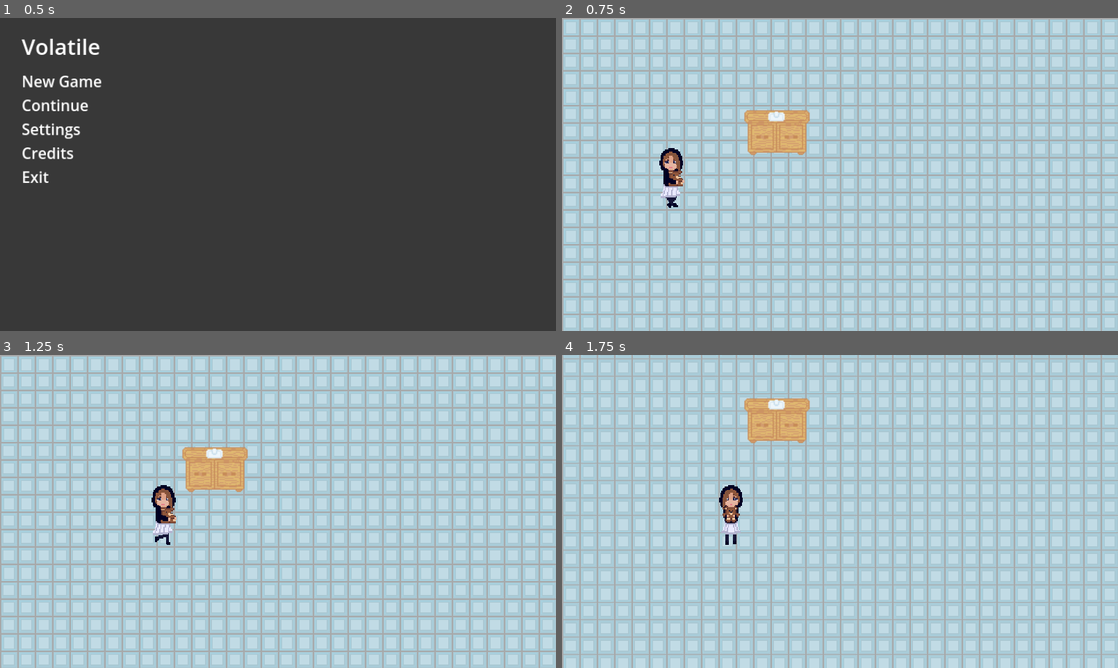
Above: before the commit, frames 1-4 (two rows, left to right).
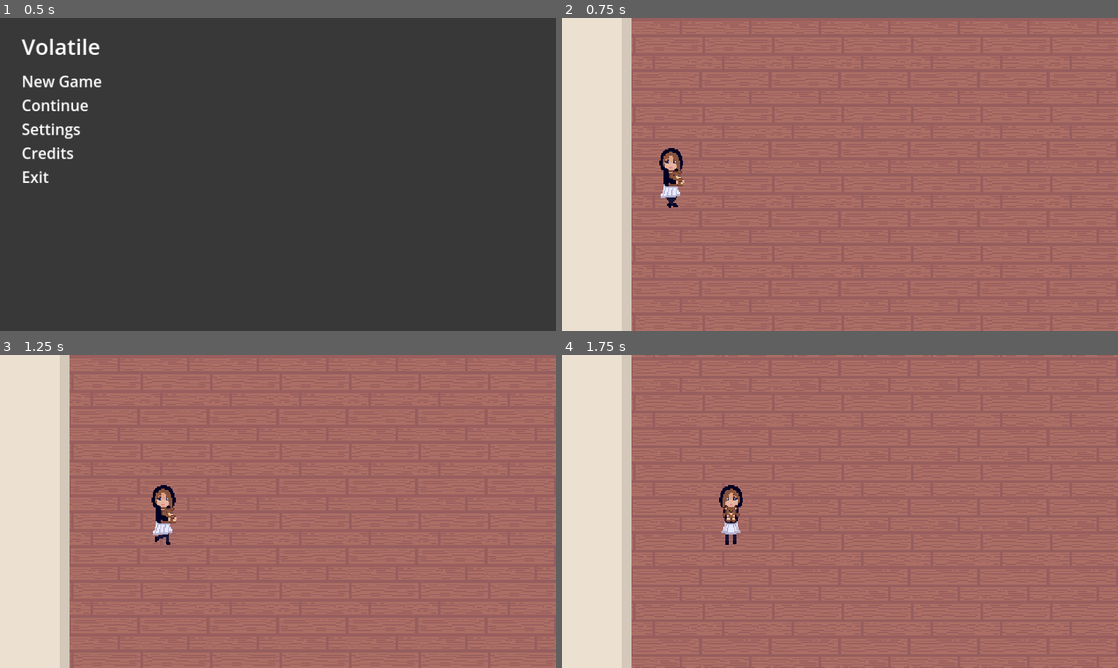
Above: after the commit, the same moments.

Repository: ioannoid/volatile-game-jam
Game: Godot game, scene res://main.tscn
Same seed, same stepped clock (60 frames per second), same inputs: the game is played once before the commit and once after it.
Inputs (mouse positions are in pixels of both pictures, inside the frame that each line leads up to):
- Up to frame 1 (0.5 s): no input
- Up to frame 2 (0.75 s): tap Enter at 0.5 s; move the mouse to (623, 80) at 0.52 s; hold D (move_right) from 0.53 s (still down); hold E (Interact) from 0.53 s (still down); click (623, 80) at 0.67 s
- Up to frame 3 (1.25 s): keep holding D (move_right); keep holding E (Interact)
- Up to frame 4 (1.75 s): move the mouse to (728, 527) at 1.27 s; release D (move_right) at 1.28 s; release E (Interact) at 1.28 s; hold S (move_down) from 1.28 s (still down); tap E (Interact) at 1.35 s

Frame 1 is identical in both runs. In frame 2, 99% of the frame differs, in the area x 0-100%, y 0-100%; in frame 3, 99%; in frame 4, 99%.

Commit message:
pause fixed

Diff:
--- a/game/credits.gd
+++ b/game/credits.gd
@@ -69,6 +69,7 @@
 ]
 
 func _process(delta):
+	@warning_ignore("shadowed_variable")
 	var scroll_speed = base_speed * delta
 
 	if section_next:
--- a/game/game.tscn
+++ b/game/game.tscn
@@ -1,30 +1,30 @@
 [gd_scene load_steps=29 format=3 uid="uid://cggin0u8li4pl"]
 
 [ext_resource type="Script" path="res://game.gd" id="1_du8si"]
-[ext_resource type="PackedScene" uid="uid://h5c3vkv4m2vq" path="res://bathroom.tscn" id="2_at8kr"]
 [ext_resource type="Script" path="res://camera.gd" id="2_n54ww"]
-[ext_resource type="Texture2D" uid="uid://b6afykhuqtvit" path="res://assets/Movement/Backward/MC_Backwards2.png" id="3_85f21"]
+[ext_resource type="PackedScene" uid="uid://ccxl2gmgq8wt7" path="res://room.tscn" id="2_wwusr"]
+[ext_resource type="Texture2D" uid="uid://1hp4btgrpp1i" path="res://assets/Movement/Backward/MC_Backwards2.png" id="3_85f21"]
 [ext_resource type="PackedScene" uid="uid://mrji06ev57r5" path="res://pause_menu.tscn" id="3_td0kf"]
-[ext_resource type="Texture2D" uid="uid://cv6wg2opl2iwh" path="res://assets/Movement/Backward/MC_Backwards3.png" id="4_bmeb7"]
-[ext_resource type="Texture2D" uid="uid://cnmlgegookv1f" path="res://assets/Movement/Backward/MC_Backwards4.png" id="5_wid57"]
-[ext_resource type="Texture2D" uid="uid://cluyrjtkx7xem" path="res://assets/Movement/Backward/MC_Backwards5.png" id="6_g0ljp"]
-[ext_resource type="Texture2D" uid="uid://dqpgntaw4buil" path="res://assets/Movement/Backward/MC_Backwards6.png" id="7_vl3iv"]
-[ext_resource type="Texture2D" uid="uid://coq73u1crd42m" path="res://assets/Movement/Backward/MC_Backwards7.png" id="8_bvqbn"]
-[ext_resource type="Texture2D" uid="uid://cm4ywcjgwmqsa" path="res://assets/Movement/Forward/MC_ForwardFacing2.png" id="9_dkgmy"]
-[ext_resource type="Texture2D" uid="uid://derw8gkq6bx87" path="res://assets/Movement/Forward/MC_ForwardFacing3.png" id="10_6a218"]
-[ext_resource type="Texture2D" uid="uid://bvf08byxf2v4i" path="res://assets/Movement/Forward/MC_ForwardFacing4.png" id="11_0ukal"]
-[ext_resource type="Texture2D" uid="uid://djebuedfnvero" path="res://assets/Movement/Forward/MC_ForwardFacing5.png" id="12_3vmrw"]
-[ext_resource type="Texture2D" uid="uid://ciutjyci3v6n3" path="res://assets/Movement/Forward/MC_ForwardFacing6.png" id="13_ofush"]
-[ext_resource type="Texture2D" uid="uid://c1blusnx2amy3" path="res://assets/Movement/Forward/MC_ForwardFacing7.png" id="14_xovrr"]
+[ext_resource type="Texture2D" uid="uid://0n52weh6qief" path="res://assets/Movement/Backward/MC_Backwards3.png" id="4_bmeb7"]
+[ext_resource type="Texture2D" uid="uid://niw2ytpwjhqo" path="res://assets/Movement/Backward/MC_Backwards4.png" id="5_wid57"]
+[ext_resource type="Texture2D" uid="uid://d25ejq31r4cqe" path="res://assets/Movement/Backward/MC_Backwards5.png" id="6_g0ljp"]
+[ext_resource type="Texture2D" uid="uid://ddw0yrkxommn1" path="res://assets/Movement/Backward/MC_Backwards6.png" id="7_vl3iv"]
+[ext_resource type="Texture2D" uid="uid://cu8uty11h4rb1" path="res://assets/Movement/Backward/MC_Backwards7.png" id="8_bvqbn"]
+[ext_resource type="Texture2D" uid="uid://xp26p2yfvwkt" path="res://assets/Movement/Forward/MC_ForwardFacing2.png" id="9_dkgmy"]
+[ext_resource type="Texture2D" uid="uid://cv8ycu40swhk4" path="res://assets/Movement/Forward/MC_ForwardFacing3.png" id="10_6a218"]
+[ext_resource type="Texture2D" uid="uid://b542o4mrs7f28" path="res://assets/Movement/Forward/MC_ForwardFacing4.png" id="11_0ukal"]
+[ext_resource type="Texture2D" uid="uid://cpn5c7r1b0vhq" path="res://assets/Movement/Forward/MC_ForwardFacing5.png" id="12_3vmrw"]
+[ext_resource type="Texture2D" uid="uid://dt5lveq60x4hf" path="res://assets/Movement/Forward/MC_ForwardFacing6.png" id="13_ofush"]
+[ext_resource type="Texture2D" uid="uid://so8qf8v6onfp" path="res://assets/Movement/Forward/MC_ForwardFacing7.png" id="14_xovrr"]
 [ext_resource type="Texture2D" uid="uid://b6ux86co646wj" path="res://assets/Movement/Left/MC_LeftFacing1.png" id="15_g5v1c"]
-[ext_resource type="Texture2D" uid="uid://bcrsv3ofthxib" path="res://assets/Movement/Backward/MC_Backwards1.png" id="16_jdjjq"]
-[ext_resource type="Texture2D" uid="uid://es7nrl8n1iro" path="res://assets/Movement/Forward/MC_ForwardFacing1.png" id="17_dgtjj"]
+[ext_resource type="Texture2D" uid="uid://b7ccyj30uckeh" path="res://assets/Movement/Backward/MC_Backwards1.png" id="16_jdjjq"]
+[ext_resource type="Texture2D" uid="uid://bnfcmnsqohqht" path="res://assets/Movement/Forward/MC_ForwardFacing1.png" id="17_dgtjj"]
 [ext_resource type="Texture2D" uid="uid://b8tltl4c5sin5" path="res://assets/Movement/Left/MC_LeftFacing2.png" id="18_vg8gp"]
-[ext_resource type="Texture2D" uid="uid://c0blm47sdfag7" path="res://assets/Movement/Left/MC_LeftFacing3.png" id="19_1vty2"]
-[ext_resource type="Texture2D" uid="uid://cj4exsx4klbyd" path="res://assets/Movement/Left/MC_LeftFacing4.png" id="20_aevar"]
+[ext_resource type="Texture2D" uid="uid://d2srxete36s5p" path="res://assets/Movement/Left/MC_LeftFacing3.png" id="19_1vty2"]
+[ext_resource type="Texture2D" uid="uid://crs1460pbvfbw" path="res://assets/Movement/Left/MC_LeftFacing4.png" id="20_aevar"]
 [ext_resource type="Texture2D" uid="uid://b77ewucyiniy1" path="res://assets/Movement/Left/MC_LeftFacing5.png" id="21_vcd4p"]
-[ext_resource type="Texture2D" uid="uid://bvko34yr6boqg" path="res://assets/Movement/Left/MC_LeftFacing6.png" id="22_20tty"]
-[ext_resource type="Texture2D" uid="uid://bsfjw0orpufjr" path="res://assets/Movement/Left/MC_LeftFacing7.png" id="23_gr0dv"]
+[ext_resource type="Texture2D" uid="uid://dcyct8qooe675" path="res://assets/Movement/Left/MC_LeftFacing6.png" id="22_20tty"]
+[ext_resource type="Texture2D" uid="uid://bkeggsvyup2qr" path="res://assets/Movement/Left/MC_LeftFacing7.png" id="23_gr0dv"]
 [ext_resource type="Script" path="res://girl.gd" id="26_mf1rg"]
 
 [sub_resource type="SpriteFrames" id="SpriteFrames_yjxj7"]
@@ -129,7 +129,7 @@
 [node name="Game" type="Node2D"]
 y_sort_enabled = true
 script = ExtResource("1_du8si")
-current_scene = ExtResource("2_at8kr")
+current_scene = ExtResource("2_wwusr")
 
 [node name="Camera" type="Camera2D" parent="."]
 z_index = 10
--- a/game/main.gd
+++ b/game/main.gd
@@ -3,7 +3,7 @@
 var main_menu
 var game
 var credits
-
+var pause
 var i = 0
 
 var started = false
@@ -14,6 +14,7 @@
 		main_menu = load("res://main_menu.tscn")
 		game = preload("res://game.tscn")
 		credits = load("res://credits.tscn")
+		pause = preload("res://main_menu.tscn")
 		started = true
 	var instance = main_menu.instantiate()
 	add_child(instance)
--- a/game/pause_menu.gd
+++ b/game/pause_menu.gd
@@ -6,7 +6,7 @@
 
 func _ready() -> void:
 	resume_button.pressed.connect(unpause)
-	quit_button.pressed.connect(get_tree().quit)
+	quit_button.pressed.connect(quit)
 
 func unpause():
 	animator.play("Unpause")
@@ -15,3 +15,7 @@
 func pause():
 	animator.play("Pause")
 	get_tree().paused = true
+
+func quit():
+	get_tree().paused = false
+	get_tree().change_scene_to_file("res://main.tscn")
Not shown: 1 places in game/bathroom.tscn that only renumber resources
Not shown: 1 places in game/room.tscn that only renumber resources
